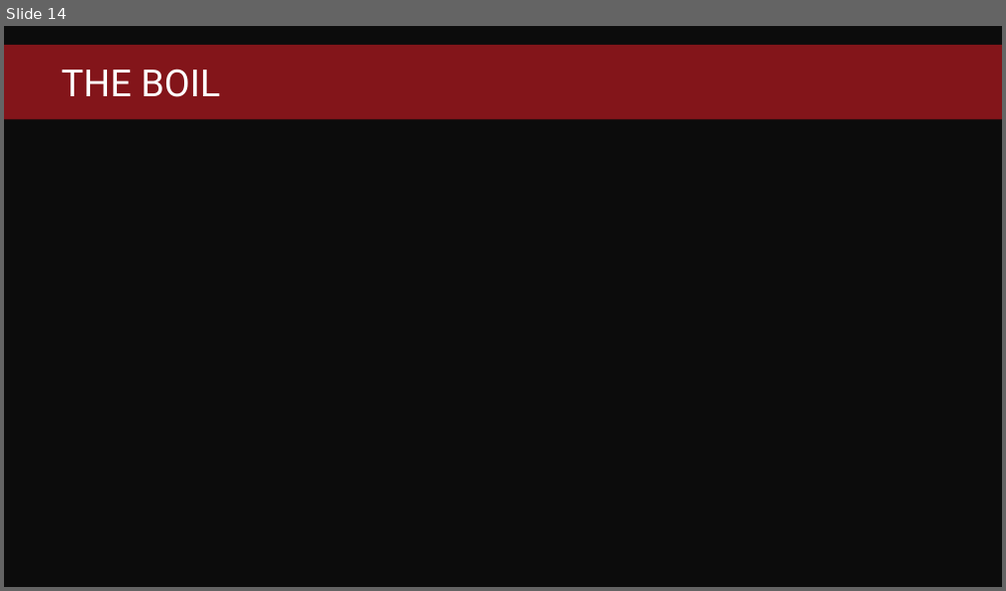
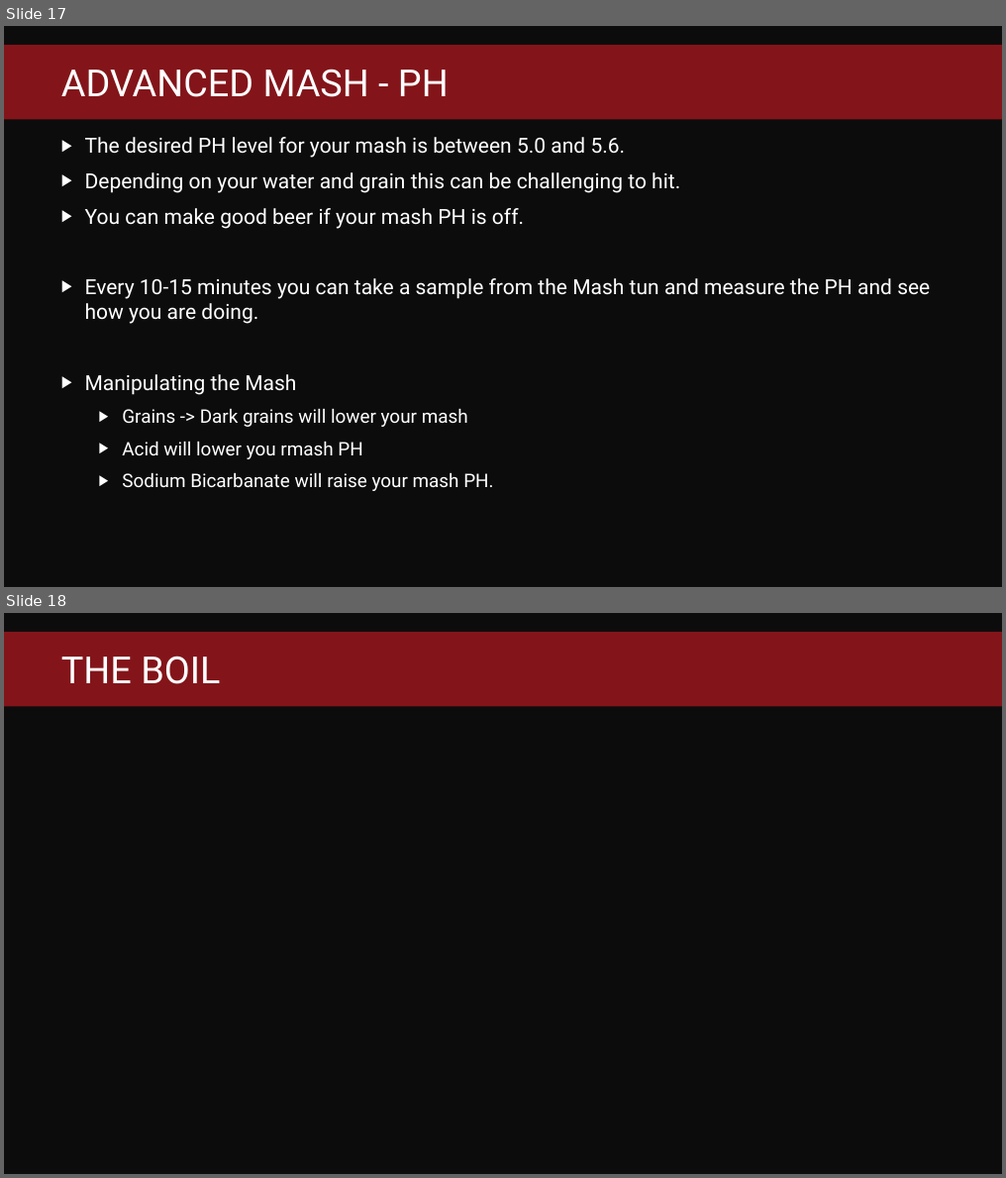
Before and after one commit to fredbainbridge/WindowsUpgradeReadiness, a slide deck: MDT – Malt deployment toolkit.pptx. Shown one above the other, each under a label of ours: slide 14 before the commit, slides 17 and 18 after it. The pictures are 1006x591 and 1006x1178 pixels, drawn with LibreOffice and Linux fonts; fonts in the diff are those of the drawing; background and template pictures are left out. Boxes give left, top, right and bottom in pixels: in the first picture for what was removed or moved away, otherwise in the second. Text is boxed around its words. In the diff, an @@ line names an element or a change of style, - is before the commit and + after.

```diff
--- a/MDT – Malt deployment toolkit.pptx
+++ b/MDT – Malt deployment toolkit.pptx
@@ slide 17 added at bbox=[4, 26, 1002, 587], background #0C0C0C; not listed: 1 template element that a slide beside it also shows @@
@@ title added at bbox=[61, 69, 449, 97], 36 pt, text #FFFFFF @@
+ADVANCED MASH - PH
@@ text added at bbox=[85, 137, 930, 491], 20 pt, text #FFFFFF @@
+▶ The desired PH level for your mash is between 5.0 and 5.6.
+▶ Depending on your water and grain this can be challenging to hit.
+▶ You can make good beer if your mash PH is off.
+▶ Every 10-15 minutes you can take a sample from the Mash tun and measure the PH and see how you are doing.
+▶ Manipulating the Mash
+  ▶ Grains -> Dark grains will lower your mash
+  ▶ Acid will lower you rmash PH
+  ▶ Sodium Bicarbanate will raise your mash PH.
@@ what was slide 14 is now slide 18 @@
```
Also in this commit, not shown: 1 slide changed, 3 other slides added.
